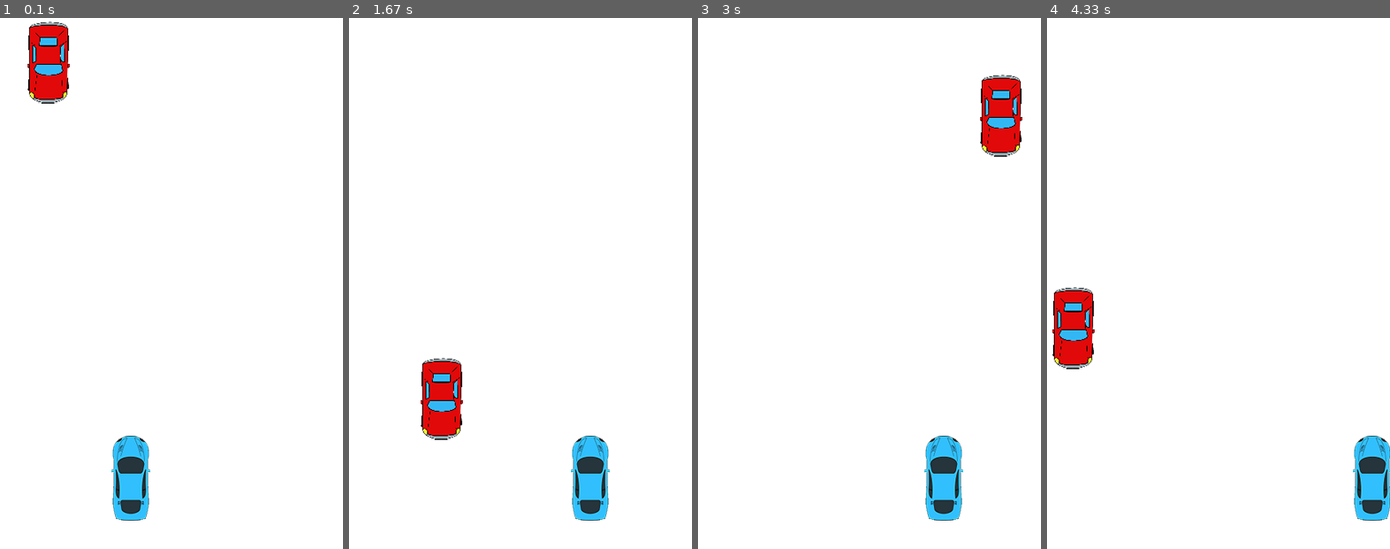
Above: before the commit, frames 1-4 (left to right).
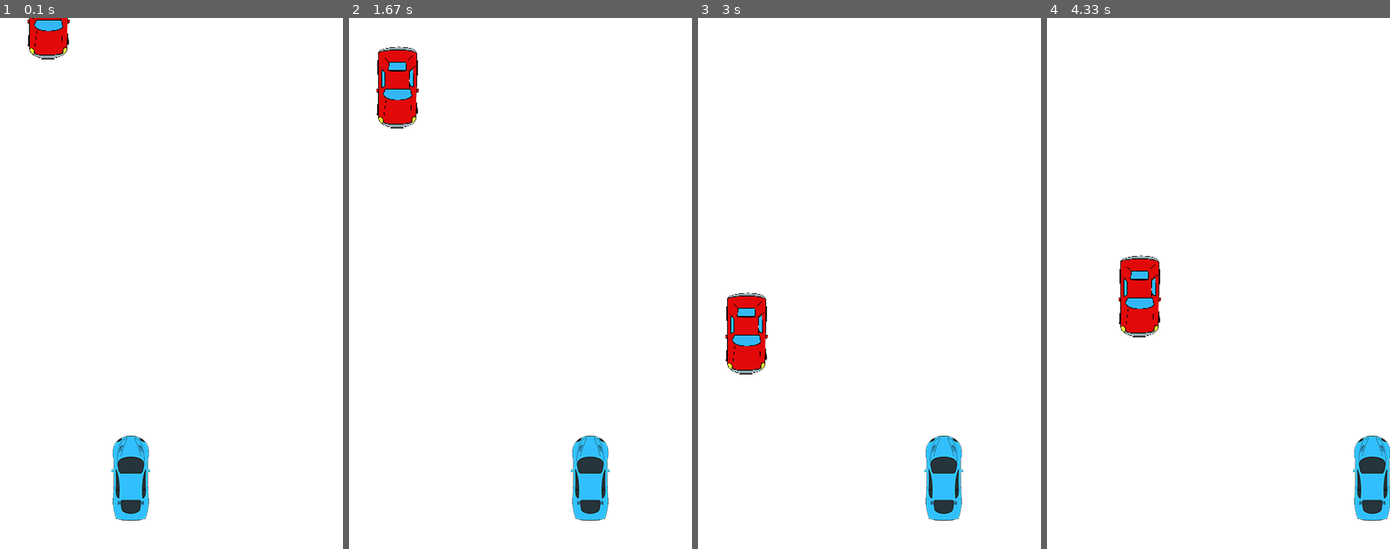
Above: after the commit, the same moments.

Repository: BenjaminLawrence/LearningPyGame
Game: pygame game, started from main.py
Two runs of this game, one before a commit and one after it. Both use one fixed random seed, a clock stepped at 60 frames per second and the inputs below.
Inputs:
- Up to frame 1 (0.1 s): no input
- Up to frame 2 (1.67 s): hold Right 0.33-0.8 s; hold Right 0.83-1.3 s; hold Left from 1.33 s (still down)
- Up to frame 3 (3 s): release Left at 1.87 s; hold Left 1.9-2.3 s; hold Right 2.33-2.97 s
- Up to frame 4 (4.33 s): hold Left 3-3.47 s; hold Right 3.5-3.97 s; hold Right from 4 s (still down)

The runs differ from the first frame. In frame 1, 1.6% of the frame differs, in the area x 7-21%, y 0-17%; in frame 2, 3.5%, in the area x 7-34%, y 5-80%; in frame 3, 3.5%; in frame 4, 3.5%.

Commit message:
Add speed for enemies
Enemies now increase in speed throughout the game.

Diff:
--- a/enemy.py
+++ b/enemy.py
@@ -8,8 +8,8 @@
         self.rect = self.image.get_rect()
         self.rect.center = (random.randint(40, SCREEN_WIDTH - 40), 0)
 
-    def move(self):
-        self.rect.move_ip(0, 10)
+    def move(self, speed):
+        self.rect.move_ip(0, speed)
         if (self.rect.bottom > 600):
             self.rect.top = 0
             self.rect.center = (random.randint(30, 370), 0)
--- a/main.py
+++ b/main.py
@@ -53,7 +53,7 @@
 
                 for entity in enemies:
                     entity.draw(self._display_surf)
-                    entity.move()
+                    entity.move(speed)
 
                 if pygame.sprite.spritecollideany(player, enemies):
                     self._display_surf.fill(RED)
